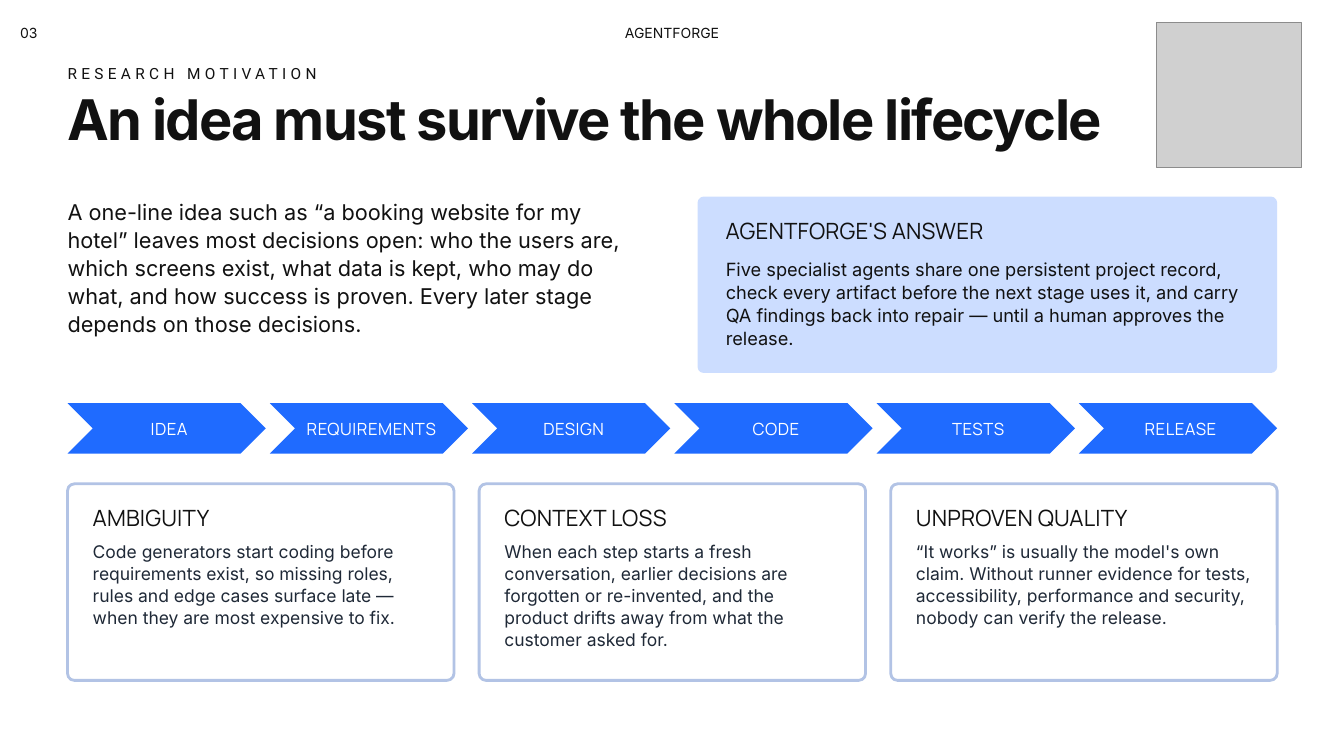
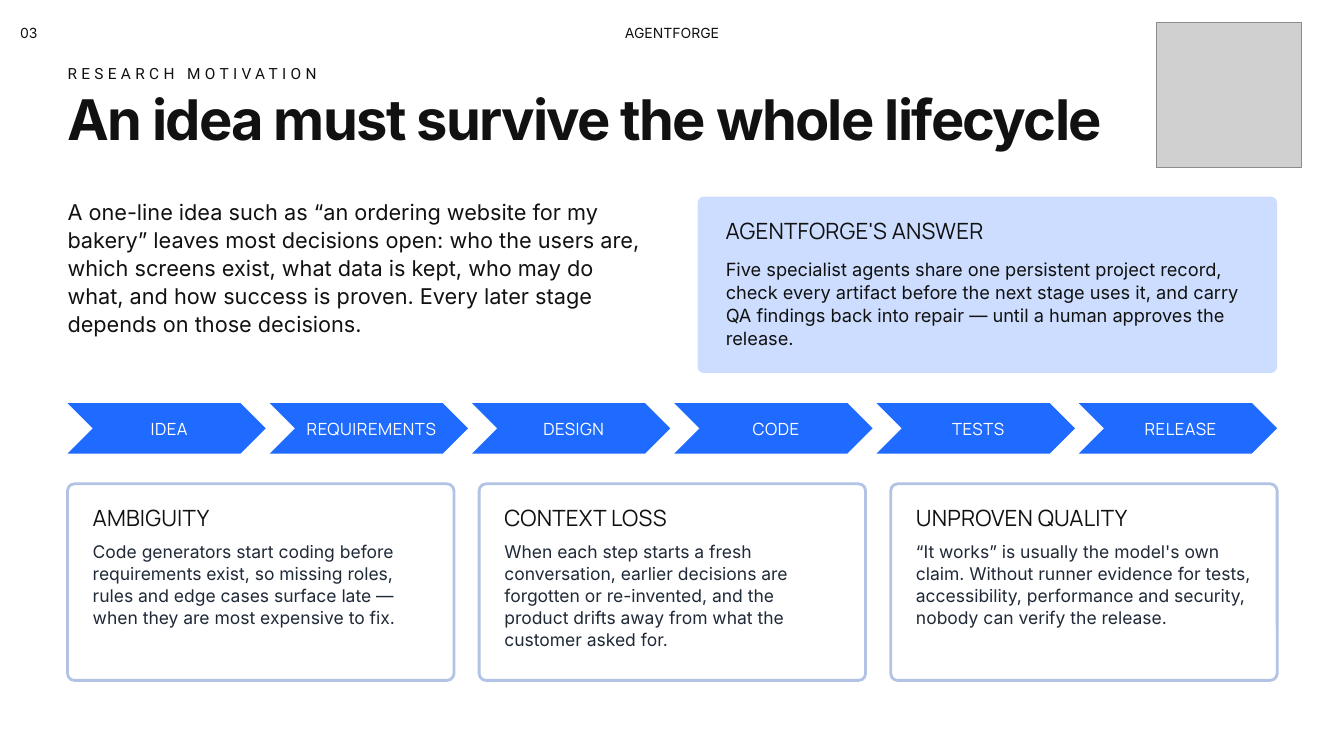
Before and after one commit to Ravindu200232/agentforge-studio, a slide deck: slide 3 of docs/presentation/AgentForge-PP2.pptx. Drawn at 1344x756 pixels with LibreOffice and Linux fonts; fonts in the diff are those of the drawing; grey boxes stand for pictures; background and template pictures are left out. Boxes give left, top, right and bottom in pixels: in the first picture for what was removed or moved away, otherwise in the second. Text is boxed around its words. In the diff, an @@ line names an element or a change of style, - is before the commit and + after.

```diff
--- a/docs/presentation/AgentForge-PP2.pptx
+++ b/docs/presentation/AgentForge-PP2.pptx
@@ text at box(68, 203, 639, 337): text changed @@
-A one-line idea such as “a booking website for my hotel” leaves most decisions open: who the users are, which screens exist, what data is kept, who may do what, and how success is proven. Every later stage depends on those decisions.
+A one-line idea such as “an ordering website for my bakery” leaves most decisions open: who the users are, which screens exist, what data is kept, who may do what, and how success is proven. Every later stage depends on those decisions.
```
Also in this commit, not shown: 23 other slides changed, 2 slides removed.
